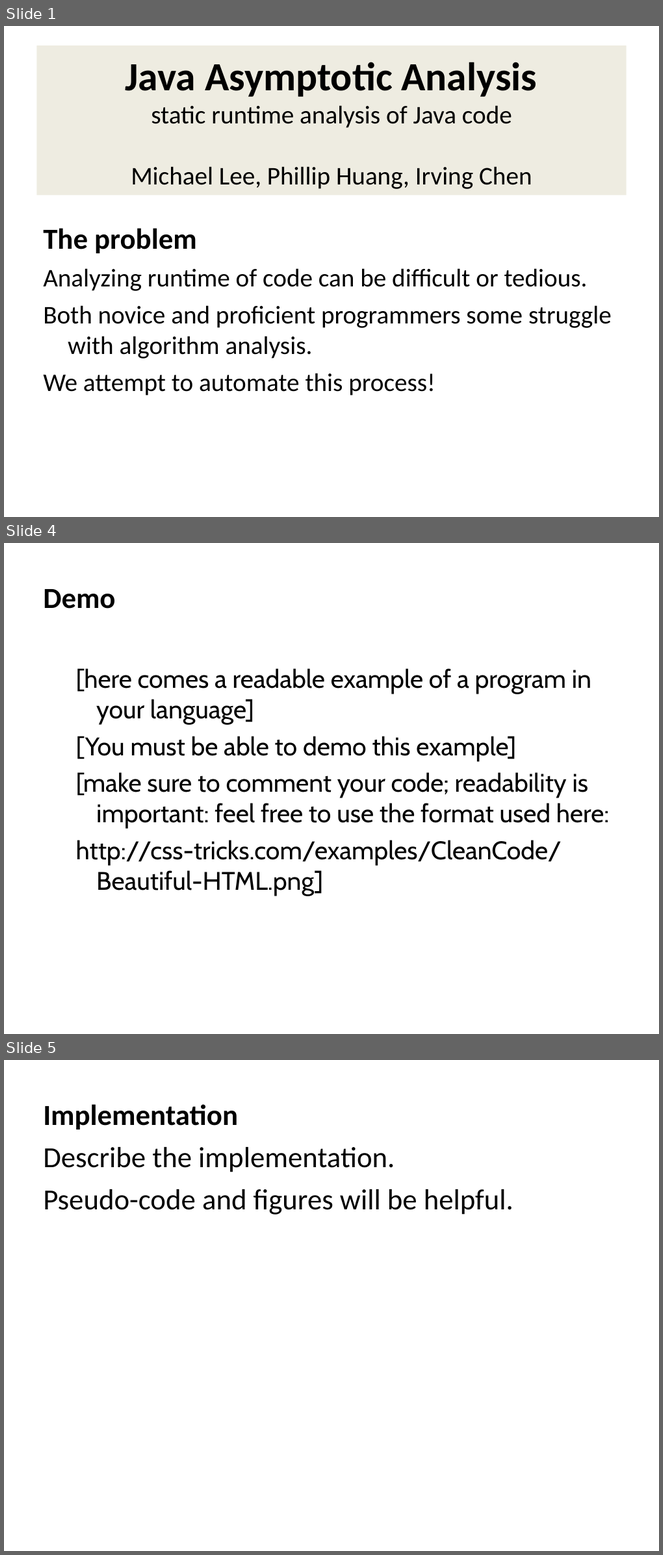
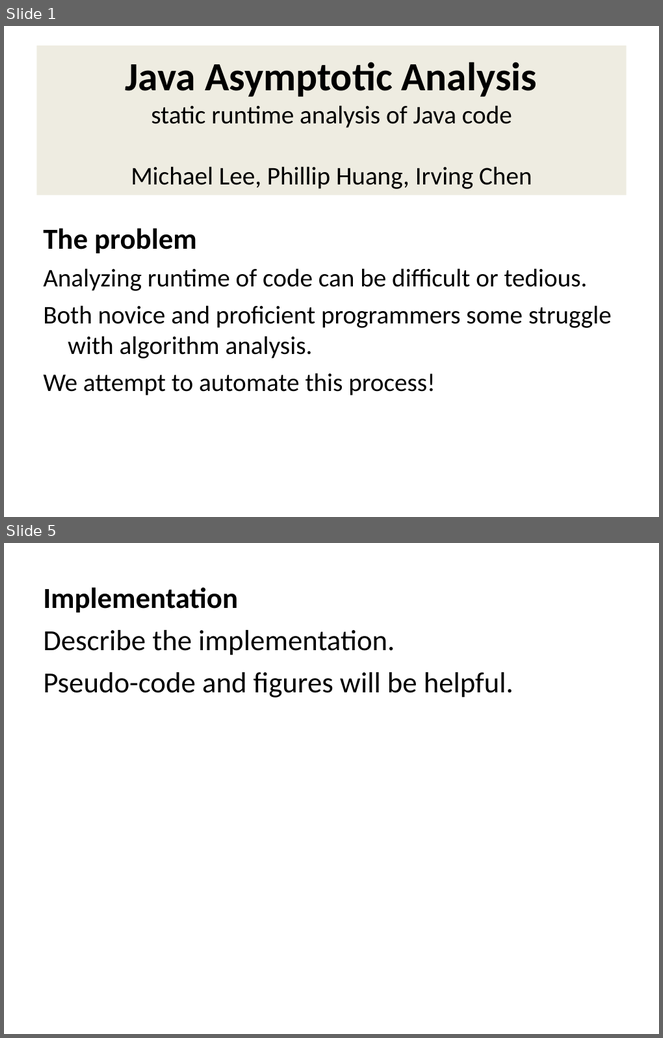
Before and after one commit to Michael0x2a/asymptotic-analysis-tool, a slide deck: poster.ppt. Shown one above the other, each under a label of ours: slides 1, 4 and 5 before the commit, slides 1 and 5 after it; the slides between them are not shown. The pictures are 663x1555 and 663x1038 pixels, drawn with LibreOffice and Linux fonts; fonts in the diff are those of the drawing. Boxes give left, top, right and bottom in pixels: in the first picture for what was removed or moved away, otherwise in the second. Text is boxed around its words. In the diff, an @@ line names an element or a change of style, - is before the commit and + after.

```diff
--- a/poster.ppt
+++ b/poster.ppt
@@ slide 4 removed at bbox=[4, 543, 659, 1034], background #FFFFFF @@
@@ text removed at bbox=[43, 589, 609, 897] @@
-Demo
-  [here comes a readable example of a program in your language]
-  [You must be able to demo this example]
-  [make sure to comment your code; readability is important: feel free to use the format used here:
-  http://css-tricks.com/examples/CleanCode/Beautiful-HTML.png]
```
Also in this commit, not shown: 1 slide changed, 2 slides added, 1 other slide removed.
